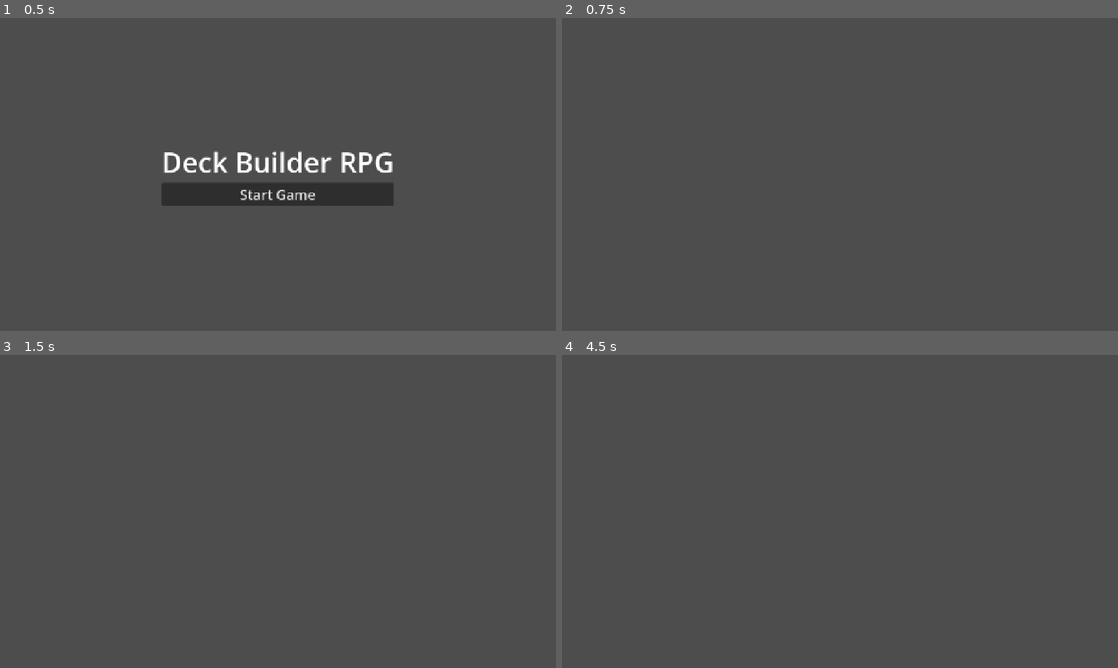
Above: before the commit, frames 1-4 (two rows, left to right).
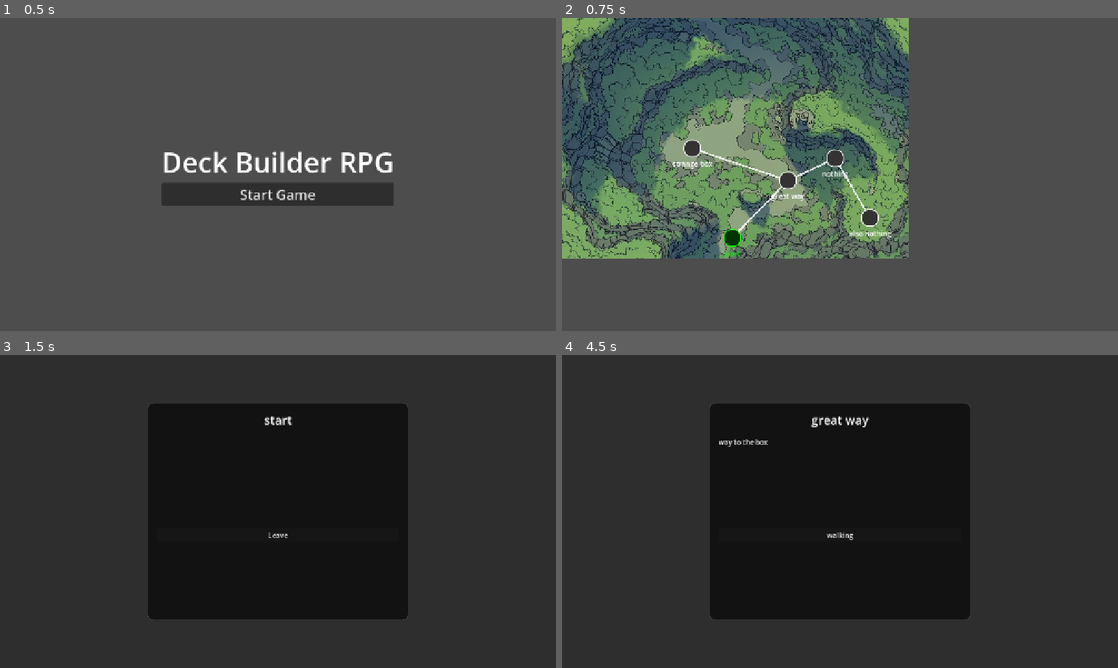
Above: after the commit, the same moments.

Repository: IzzetNecu/deckbuilderTool
Game: Godot game, scene res://scenes/main_menu/MainMenu.tscn
Same seed, same stepped clock (60 frames per second), same inputs: the game is played once before the commit and once after it.
Inputs (mouse positions are in pixels of both pictures, inside the frame that each line leads up to):
- Up to frame 1 (0.5 s): no input
- Up to frame 2 (0.75 s): click "Start Game" at 0.5 s
- Up to frame 3 (1.5 s): click (172, 574) at 1.25 s, where only the run after the commit has a clickable "start"
- Up to frame 4 (4.5 s): click (840, 536) at 2 s, where only the run after the commit has a clickable "Leave"; click (734, 574) at 2.75 s, where only the run after the commit has a clickable "start"; click (840, 536) at 3.5 s, where only the run after the commit has a clickable "Leave"; click (789, 517) at 4.25 s, where only the run after the commit has a clickable "great way"

Frame 1 is identical in both runs. In frame 2, 38% of the frame differs, in the area x 0-63%, y 0-77%; in frame 3, 100%, in the area x 0-100%, y 0-100%; in frame 4, 100%.
Error before the commit: Parse Error: Identifier "node_lookup" not declared in the current scope. (res://scenes/world_map/WorldMap.gd:41)

Commit message:
Fix node_lookup scope error in WorldMap.gd

Diff:
--- a/game/scenes/world_map/WorldMap.gd
+++ b/game/scenes/world_map/WorldMap.gd
@@ -1,6 +1,7 @@
 extends Node2D
 
 var map_data: Dictionary = {}
+var node_lookup: Dictionary = {}
 var map_node_scene = preload("res://scenes/world_map/MapNode.tscn")
 
 func _ready() -> void:
@@ -50,7 +51,7 @@
 	var nodes_container = $Nodes
 	var connections_container = $Connections
 
-	var node_lookup = {}
+	node_lookup.clear()
 
 	# Instantiate nodes
 	var nodes_list = map_data.get("nodes", [])
